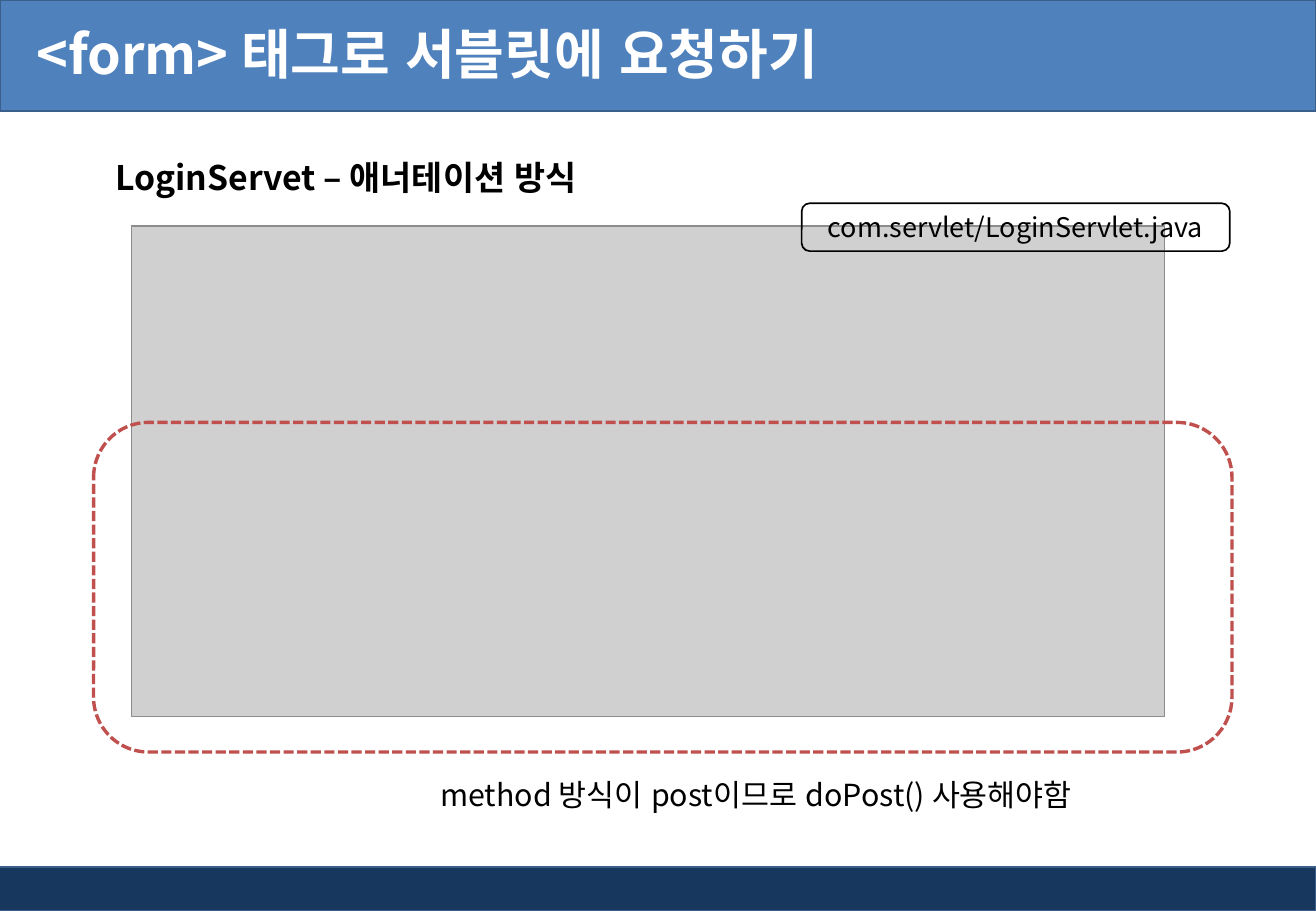
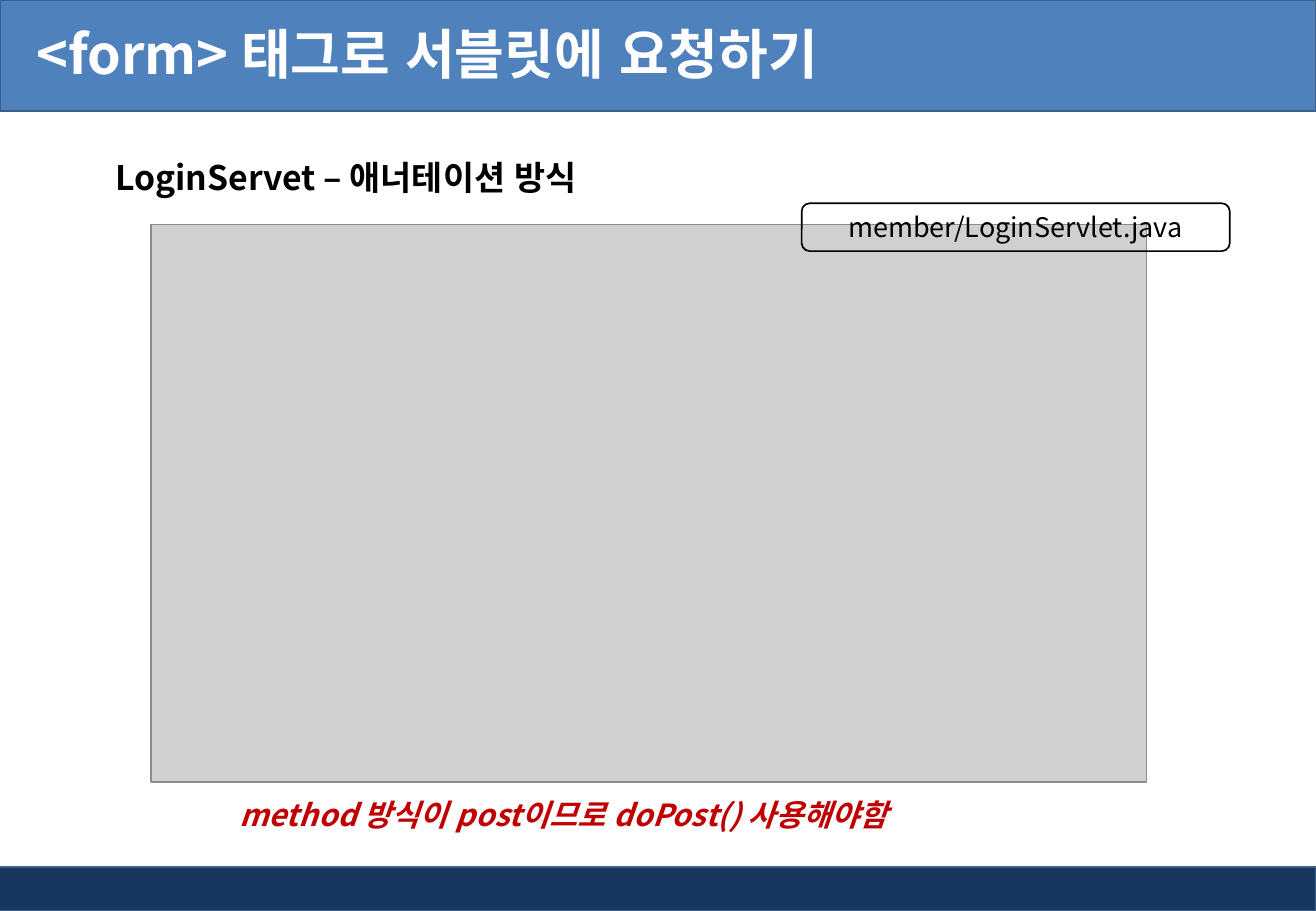
Before and after one commit to pshho/ngreen_project, a slide deck: slide 23 of jspWorks/자료/jsp_ppt/4장. jsp 서블릿 API.pptx (slide 22 before the commit). Drawn at 1316x911 pixels with LibreOffice and Linux fonts; fonts in the diff are those of the drawing; grey boxes stand for pictures; background and template pictures are left out. Boxes give left, top, right and bottom in pixels: in the first picture for what was removed or moved away, otherwise in the second. Text is boxed around its words. In the diff, an @@ line names an element or a change of style, - is before the commit and + after.

```diff
--- a/jspWorks/자료/jsp_ppt/4장. jsp 서블릿 API.pptx
+++ b/jspWorks/자료/jsp_ppt/4장. jsp 서블릿 API.pptx
@@ picture: place and size @@
-picture at box(132, 226, 1165, 717)
+picture at box(151, 225, 1147, 783)
@@ text in rounded rectangle at box(849, 210, 1183, 245): text changed @@
-com.servlet/LoginServlet.java
+member/LoginServlet.java
@@ rounded rectangle removed at box(94, 423, 1232, 752) @@
@@ text "method 방식이 post이므로 doPost() 사용해야함": place and size @@
-text "method 방식이 post이므로 doPost() 사용해야함" at box(440, 780, 1072, 813)
+text "method 방식이 post이므로 doPost() 사용해야함" at box(239, 800, 888, 833)
@@ text "method 방식이 post이므로 doPost() 사용해야함" at box(239, 800, 888, 833): text colour #000000 to #C00000, bold on, italic on @@
```
Also in this commit, not shown: 10 other slides changed, 1 slide added, 24 other files.
